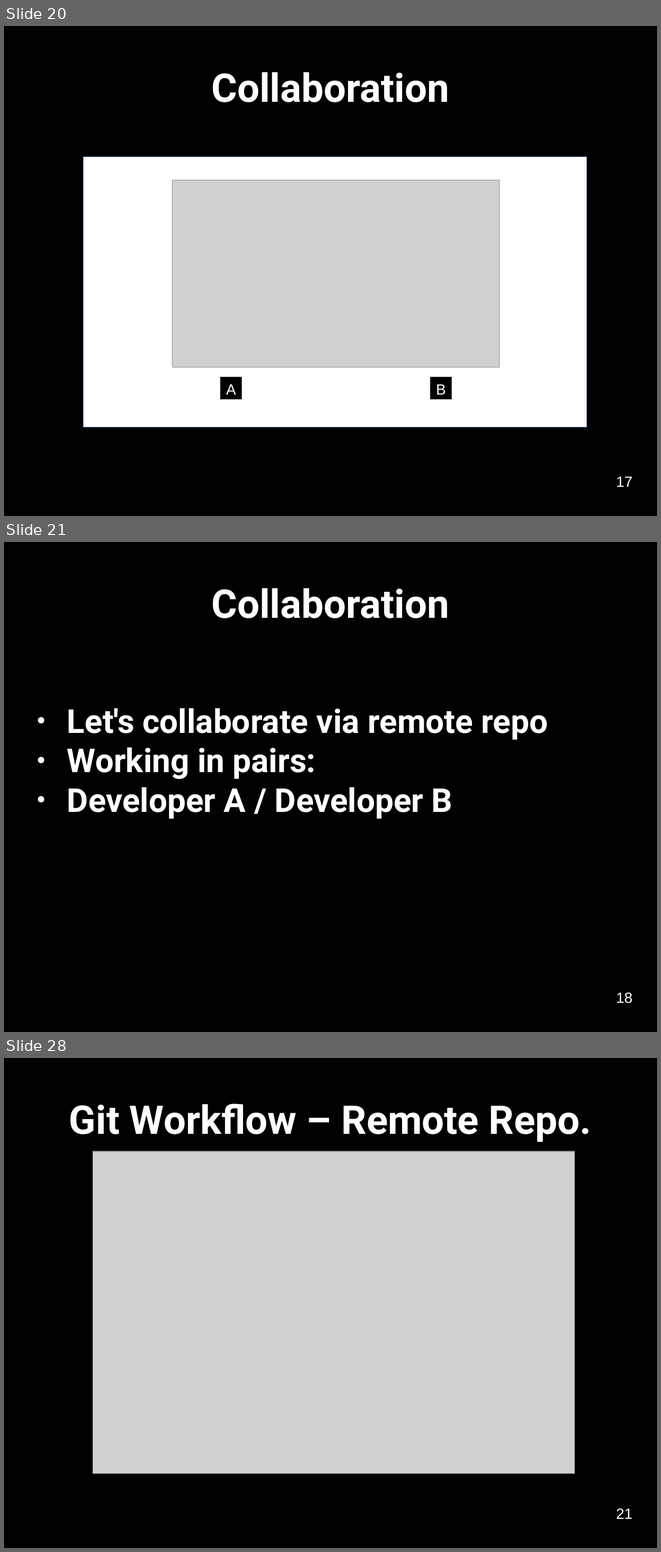
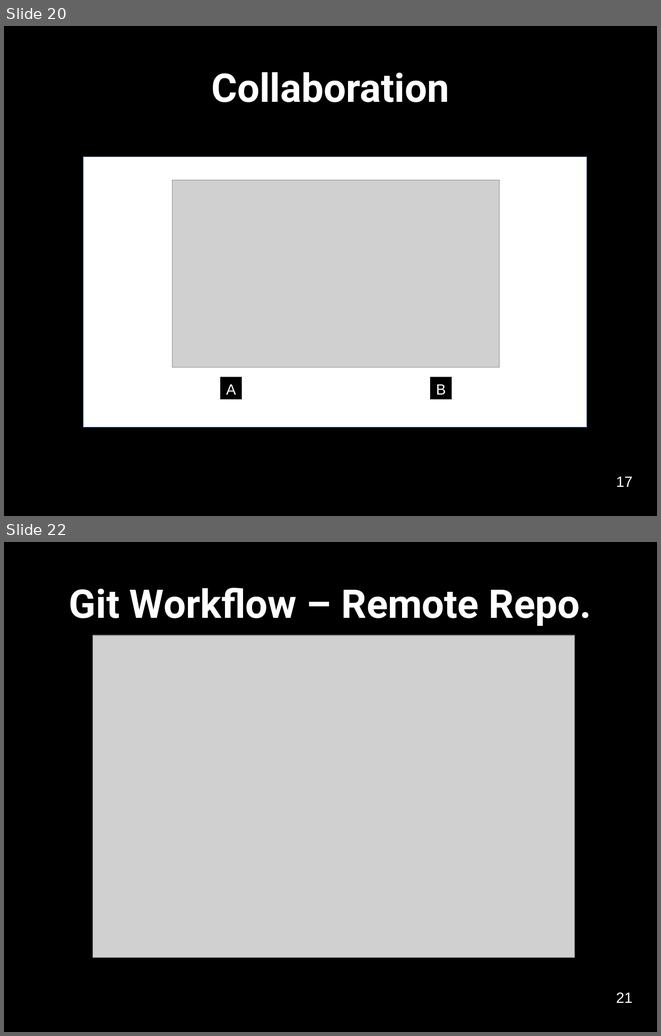
Before and after one commit to softwaresaved/2020-04-30-ramp-swc, a slide deck: novice/git/version-control-with-git-slides.odp. Shown one above the other, each under a label of ours: slides 20, 21 and 28 before the commit, slides 20 and 22 after it; the slides between them are not shown. The pictures are 661x1552 and 661x1036 pixels, drawn with LibreOffice and Linux fonts; fonts in the diff are those of the drawing; grey boxes stand for pictures. Boxes give left, top, right and bottom in pixels: in the first picture for what was removed or moved away, otherwise in the second. Text is boxed around its words. In the diff, an @@ line names an element or a change of style, - is before the commit and + after.

```diff
--- a/novice/git/version-control-with-git-slides.odp
+++ b/novice/git/version-control-with-git-slides.odp
@@ slide 21 removed at [4, 542, 657, 1032], background #000000 @@
@@ title removed at [211, 588, 449, 618] @@
-Collaboration
@@ subtitle removed at [67, 708, 548, 819] @@
-● Let's collaborate via remote repo
-● Working in pairs:
-● Developer A / Developer B
@@ text removed at [616, 992, 633, 1003] @@
-18
@@ what was slide 28 is now slide 22 @@
```
Also in this commit, not shown: 4 slides changed, 4 other slides removed, 10 other files.
